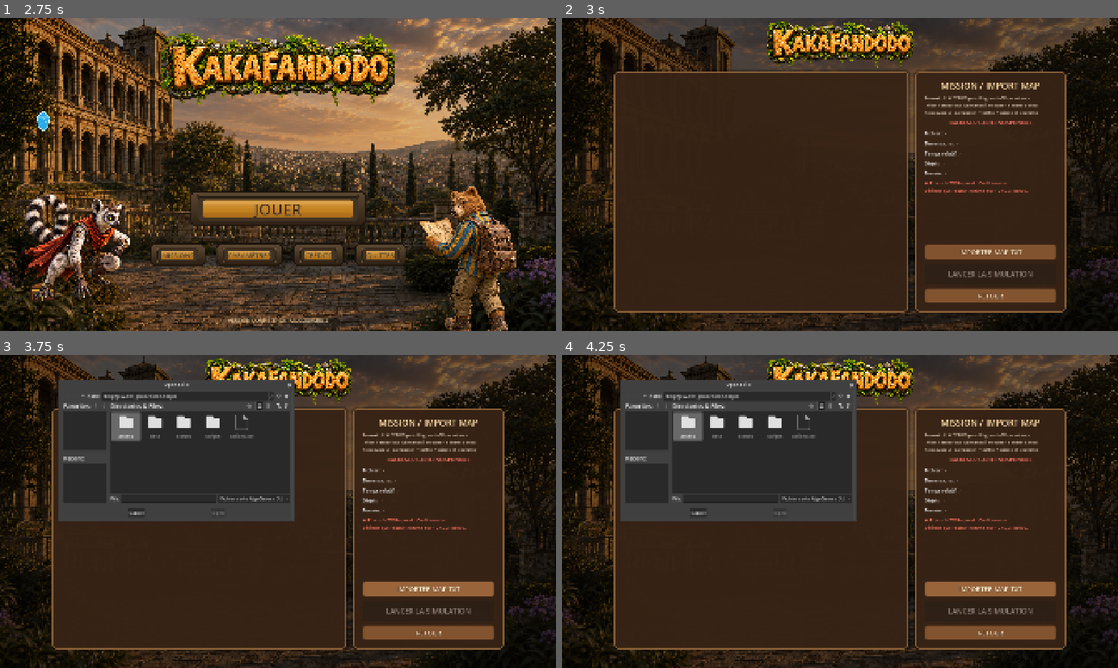
Above: before the commit, frames 1-4 (two rows, left to right).
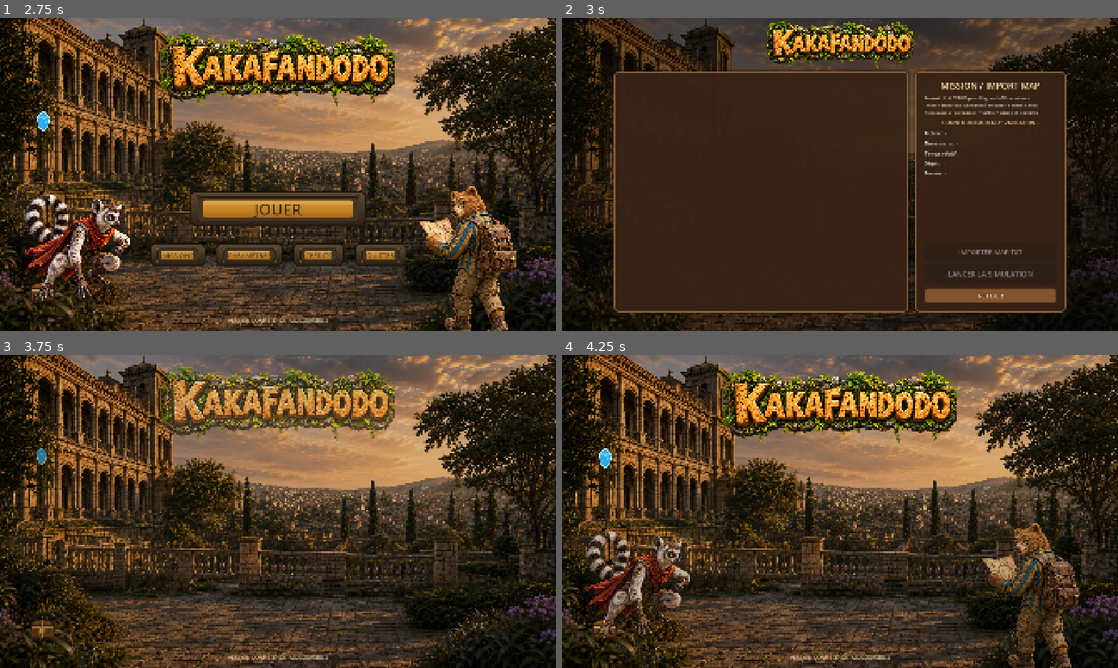
Above: after the commit, the same moments.

Repository: raph2611toky/algogame-ikom-2026
Game: Godot game, scene res://scenes/main/Main.tscn
Same seed, same stepped clock (60 frames per second), same inputs: the game is played once before the commit and once after it.
Inputs (mouse positions are in pixels of both pictures, inside the frame that each line leads up to):
- Up to frame 1 (2.75 s): move the mouse to (400, 158) at 0.52 s; click (278, 274) at 1.25 s; move the mouse to (166, 190) at 2.02 s
- Up to frame 2 (3 s): click "JOUER" at 2.75 s
- Up to frame 3 (3.75 s): click "IMPORTER MAP.TXT" (after the commit: "RETOUR") at 3.5 s
- Up to frame 4 (4.25 s): no input

Frame 1 is identical in both runs. In frame 2, 1.5% of the frame differs, in the area x 65-89%, y 32-78%; in frame 3, 60%; in frame 4, 63%, in the area x 0-100%, y 0-100%.
Error after the commit: Parse Error: Used tab character for indentation instead of space as used before in the file. (res://scripts/api/backend_api.gd:42)

Commit message:
commit add exported build

Diff:
--- a/kakafandodo2d/scripts/api/backend_api.gd
+++ b/kakafandodo2d/scripts/api/backend_api.gd
@@ -15,6 +15,28 @@
 var online: bool = false
 var last_error: String = ""
 
+func _ready() -> void:
+    _apply_packaged_arguments()
+
+func _apply_packaged_arguments() -> void:
+    var host := ""
+    var port := -1
+
+    for argument in OS.get_cmdline_user_args():
+        if argument.begins_with("--backend-host="):
+            host = argument.trim_prefix(
+                "--backend-host="
+            )
+
+        elif argument.begins_with("--backend-port="):
+            port = int(
+                argument.trim_prefix(
+                    "--backend-port="
+                )
+            )
+
+    if not host.is_empty() and port > 0:
+        configure_backend(host, port)
 
 func configure_endpoint(host_value: String, port_value: int) -> void:
 	var normalized := host_value.strip_edges()
Not shown, added: kakafandodo2d/export_presets.cfg
Not shown, added: build/godot/kakafandodo2d.console.exe
Not shown, added: build/godot/kakafandodo2d.exe
Not shown, added: build/godot/kakafandodo2d.pck
Not shown, added: build_windows.ps1
Not shown, added: launcher/main.py
